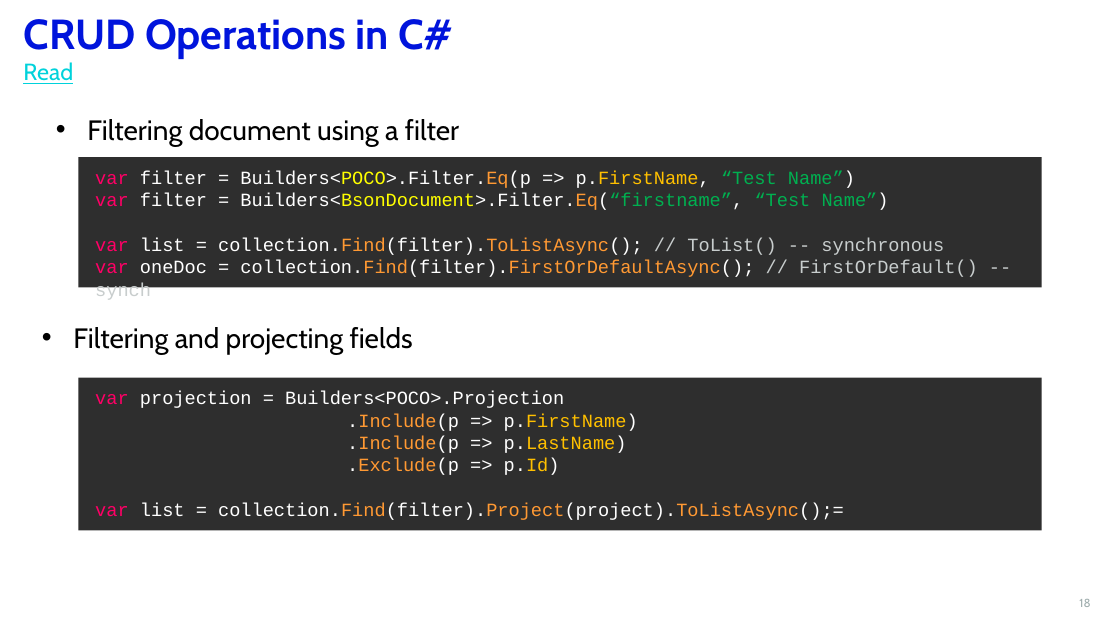
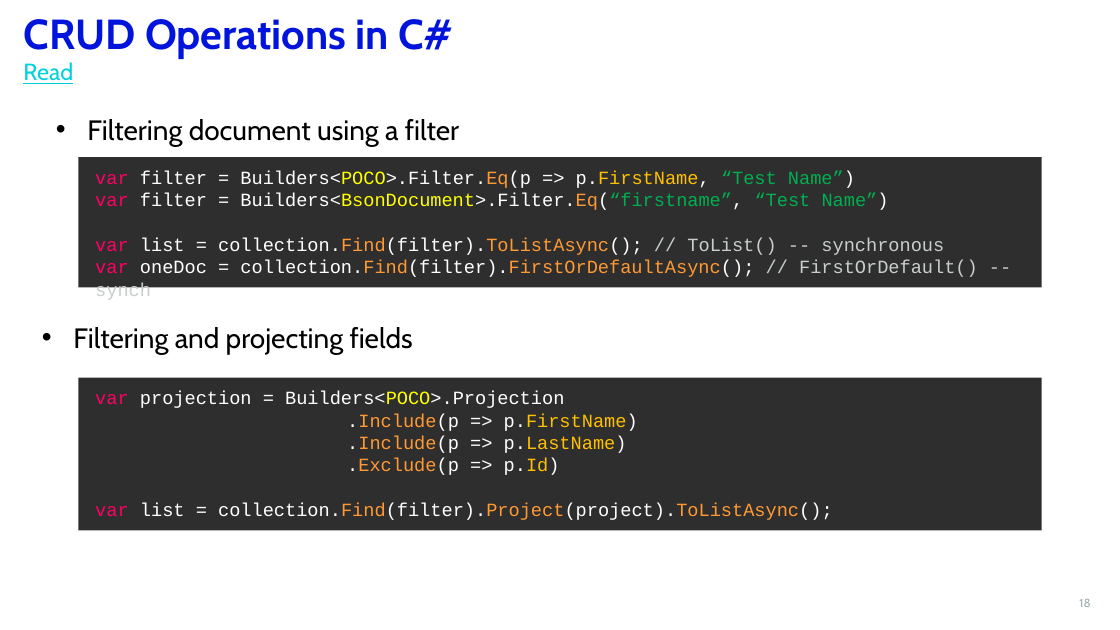
Before and after one commit to christianltds/mongodb_training, a slide deck: slide 18 of session 3/MongoDB – Training - Session 3.pptx. Drawn at 1120x630 pixels with LibreOffice and Linux fonts; fonts in the diff are those of the drawing; background and template pictures are left out. Boxes give left, top, right and bottom in pixels: in the first picture for what was removed or moved away, otherwise in the second. Text is boxed around its words. In the diff, an @@ line names an element or a change of style, - is before the commit and + after.

```diff
--- a/session 3/MongoDB – Training - Session 3.pptx
+++ b/session 3/MongoDB – Training - Session 3.pptx
@@ text in rectangle at box(95, 391, 564, 408): text colour #FFFFFF to #FFFF00 in "Builders<POCO>.Projection" @@
@@ text in rectangle at box(95, 503, 833, 520): text changed @@
-var list = collection.Find(filter).Project(project).ToListAsync();=
+var list = collection.Find(filter).Project(project).ToListAsync();
```
Also in this commit, not shown: 7 other slides changed.
